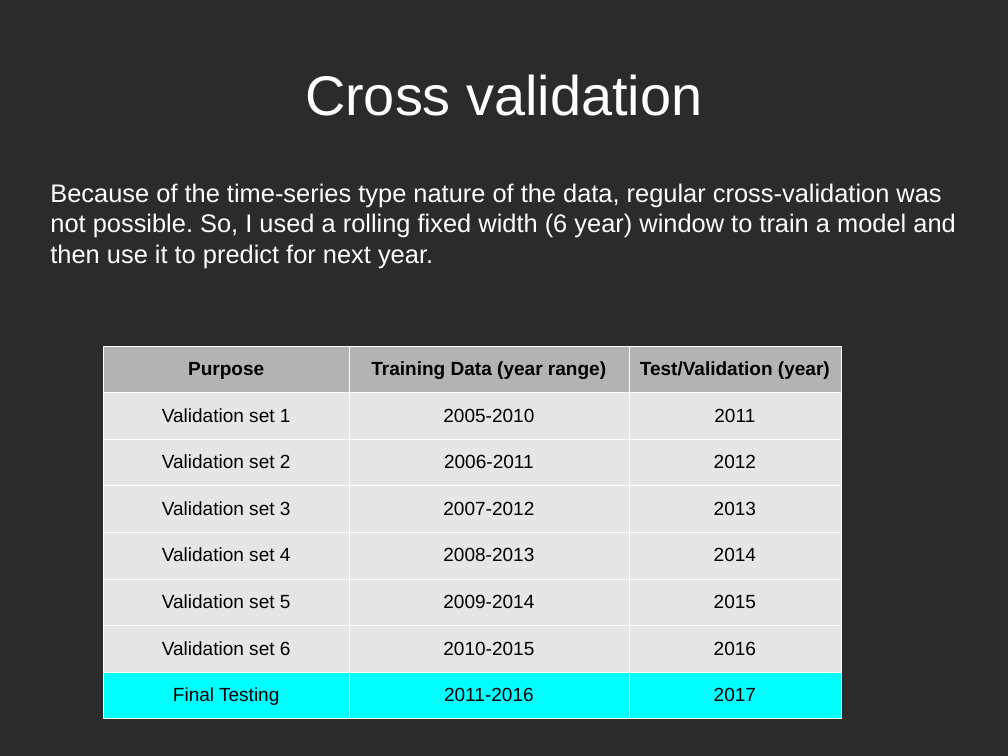
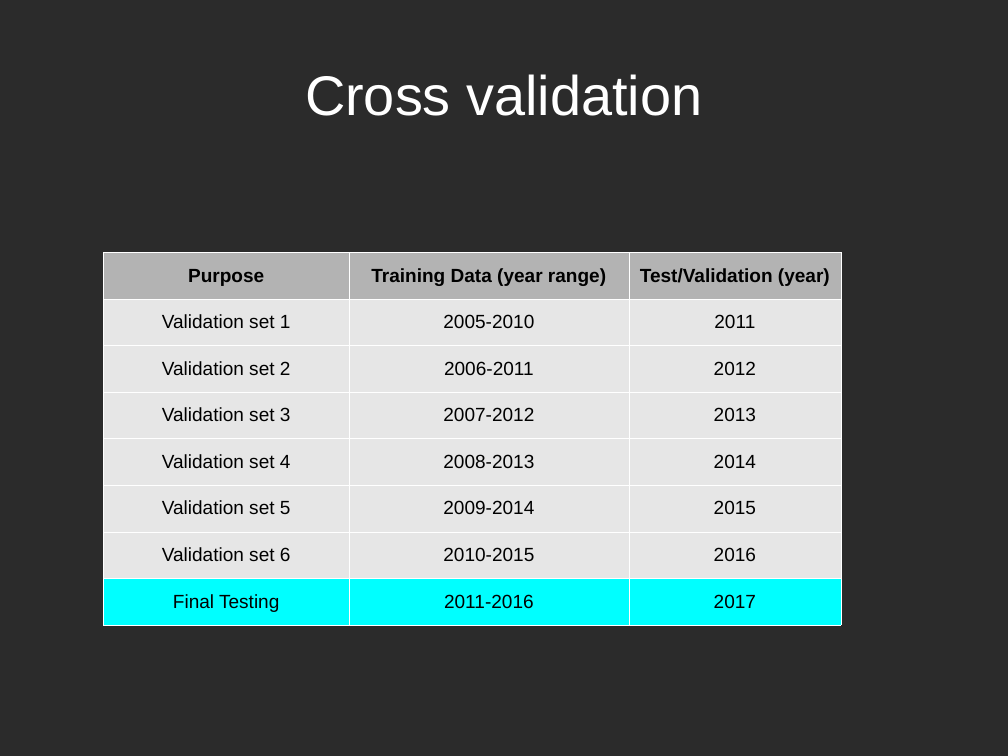
Before and after one commit to prantik-ghosh/bowling_performance_predictor_in_test_cricket, a slide deck: slide 7 of prantik_presentation_outline.odp. Drawn at 1008x756 pixels with LibreOffice and Linux fonts; fonts in the diff are those of the drawing; background and template pictures are left out; a plain dark background stands for a picture behind light text. Boxes give left, top, right and bottom in pixels: in the first picture for what was removed or moved away, otherwise in the second. Text is boxed around its words. In the diff, an @@ line names an element or a change of style, - is before the commit and + after.

```diff
--- a/prantik_presentation_outline.odp
+++ b/prantik_presentation_outline.odp
@@ text removed at (x1=50, y1=183, x2=955, y2=268) @@
-Because of the time-series type nature of the data, regular cross-validation was not possible. So, I used a rolling fixed width (6 year) window to train a model and then use it to predict for next year.
@@ table moved from (x1=103, y1=346, x2=842, y2=718) to (x1=103, y1=252, x2=842, y2=625) @@
```
Also in this commit, not shown: 8 other slides changed, 2 other files.
